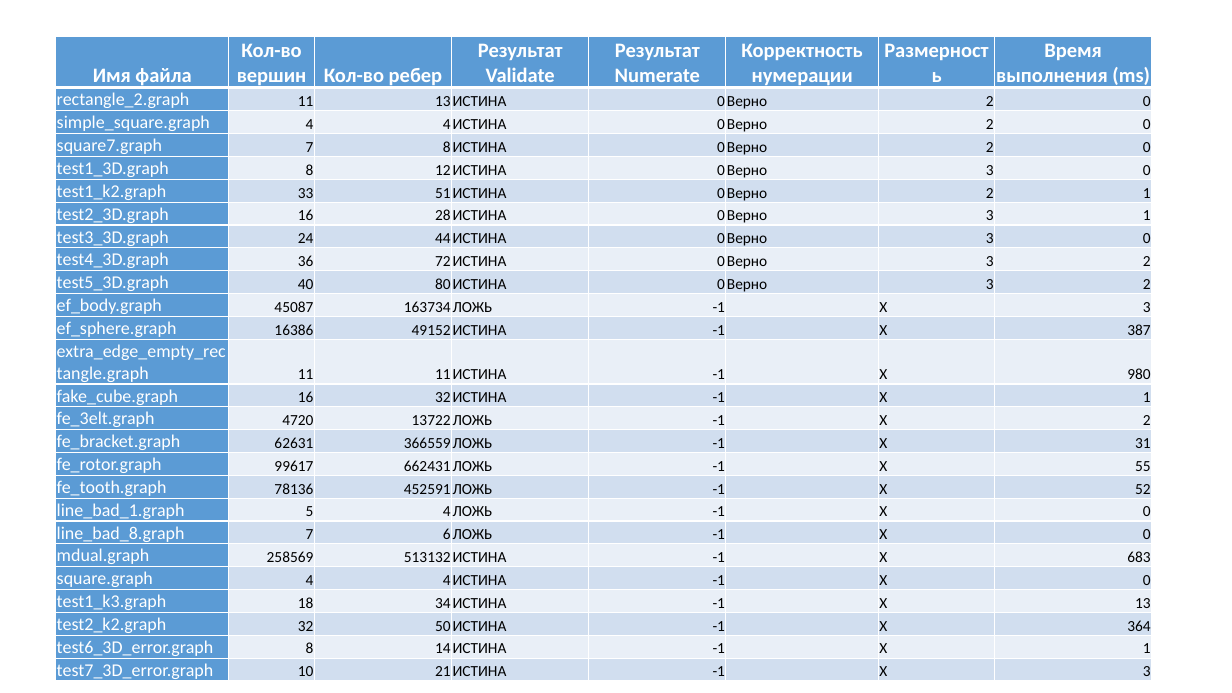
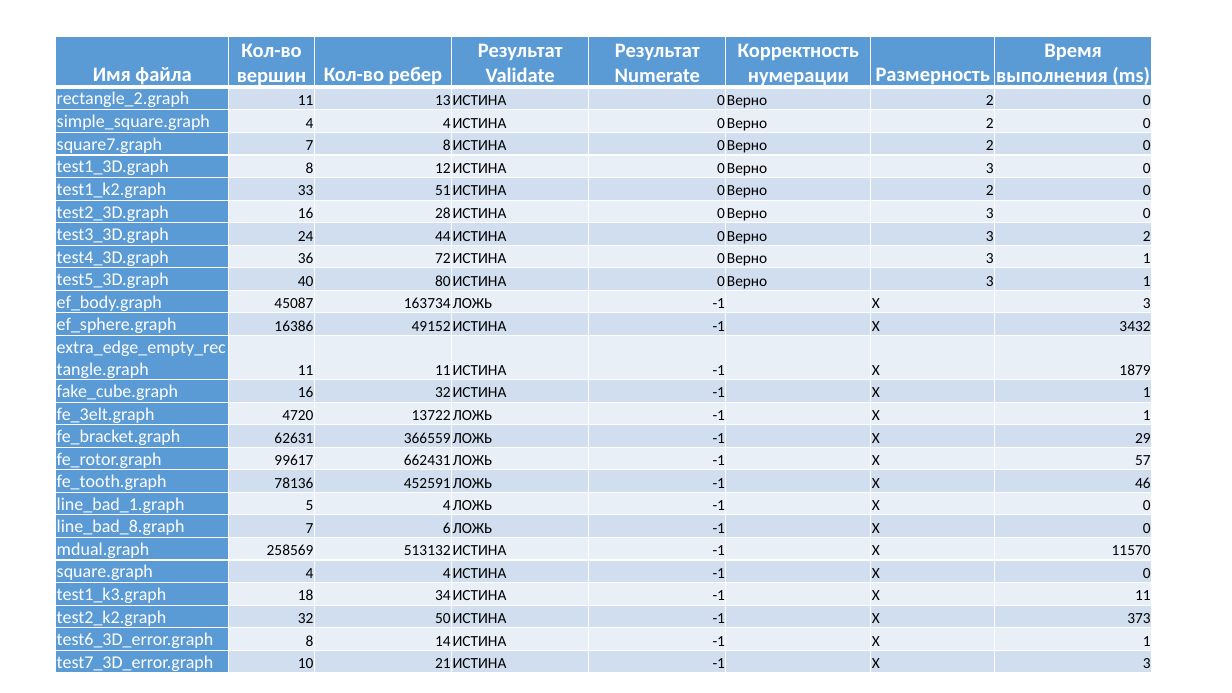
Before and after one commit to Linserous/NumericalGridGeneration, a slide deck: slide 38 of docs/Презентация v0.8.1.pptx. Drawn at 1232x693 pixels with LibreOffice and Linux fonts; fonts in the diff are those of the drawing. Boxes give left, top, right and bottom in pixels: in the first picture for what was removed or moved away, otherwise in the second. Text is boxed around its words. In the diff, an @@ line names an element or a change of style, - is before the commit and + after.

```diff
--- a/docs/Презентация v0.8.1.pptx
+++ b/docs/Презентация v0.8.1.pptx
@@ table at (x1=55, y1=37, x2=1153, y2=677) @@
-row 6, column 8: 1
+row 6, column 8: 0
-row 7, column 8: 1
+row 7, column 8: 0
-row 8, column 8: 0
+row 8, column 8: 2
-row 9, column 8: 2
+row 9, column 8: 1
-row 10, column 8: 2
+row 10, column 8: 1
-row 12, column 8: 387
+row 12, column 8: 3432
-row 13, column 8: 980
+row 13, column 8: 1879
-row 15, column 8: 2
+row 15, column 8: 1
-row 16, column 8: 31
+row 16, column 8: 29
-row 17, column 8: 55
+row 17, column 8: 57
-row 18, column 8: 52
+row 18, column 8: 46
-row 21, column 8: 683
+row 21, column 8: 11570
-row 23, column 8: 13
+row 23, column 8: 11
-row 24, column 8: 364
+row 24, column 8: 373
```
Also in this commit, not shown: 1 other slide changed, 1 other file.
